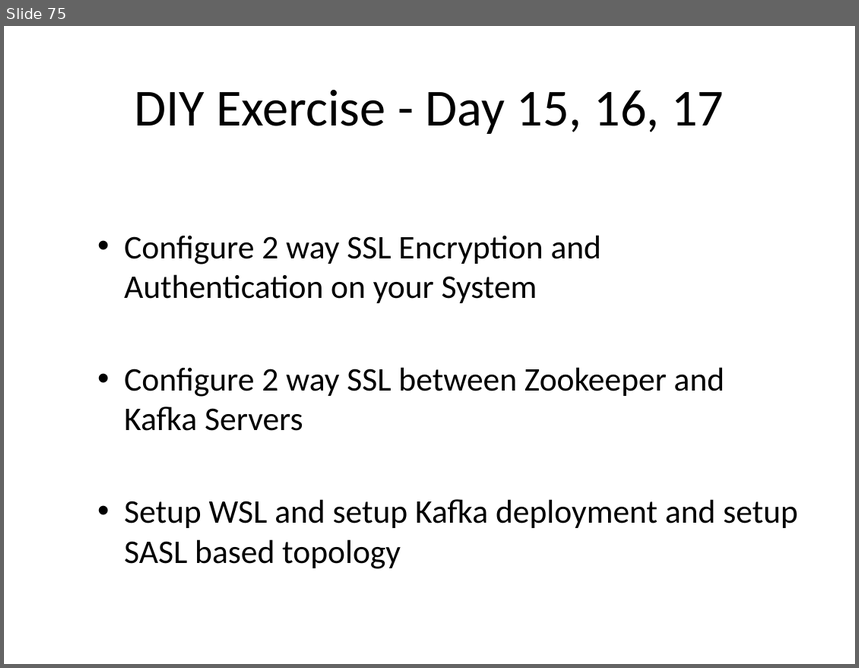
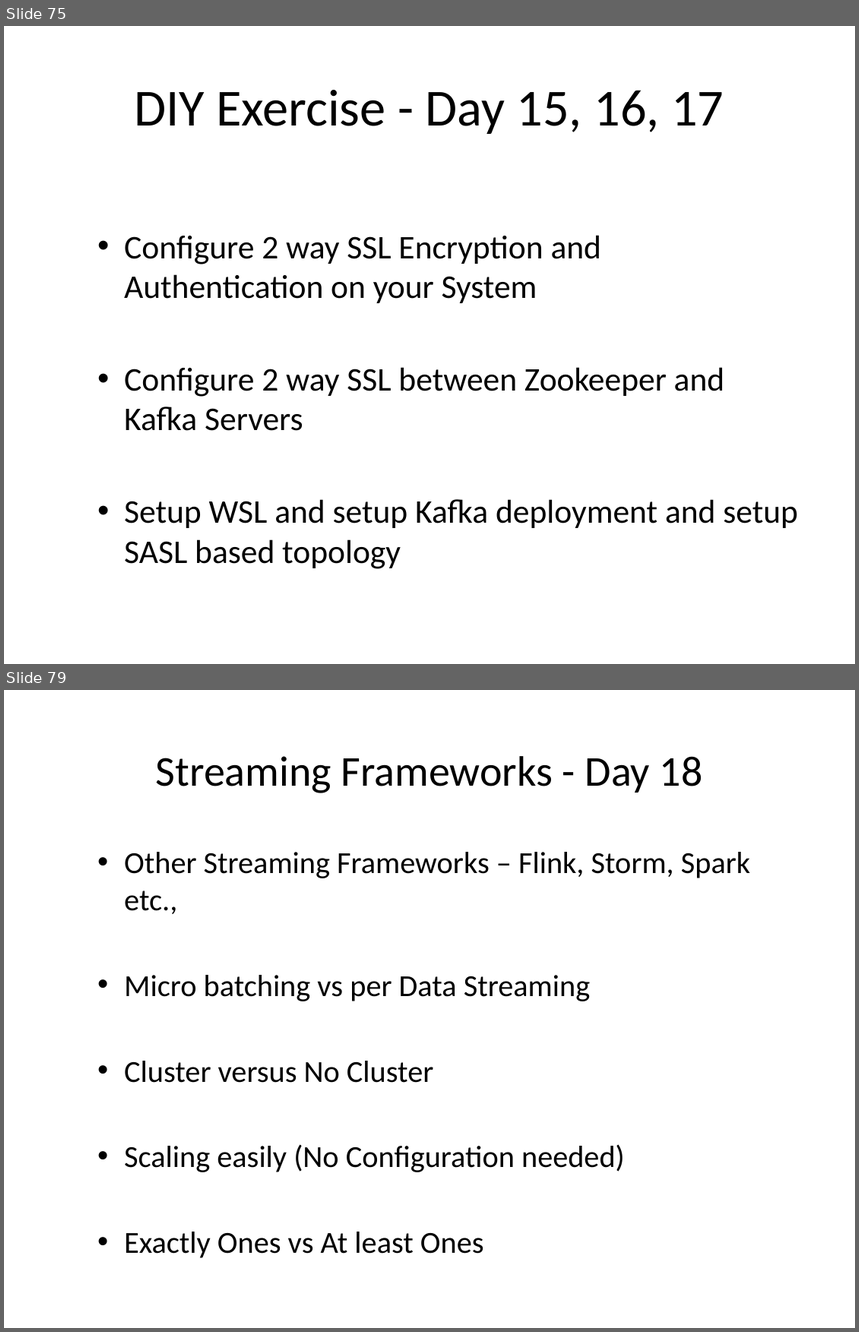
Before and after one commit to sreedharsingaraju/KafkaTutorials, a slide deck: PPT/Kafka-Teaching-Flow.pptx. Shown one above the other, each under a label of ours: slide 75 before the commit, slides 75 and 79 after it; the slides between them are not shown. The pictures are 859x668 and 859x1332 pixels, drawn with LibreOffice and Linux fonts; fonts in the diff are those of the drawing. Boxes give left, top, right and bottom in pixels: in the first picture for what was removed or moved away, otherwise in the second. Text is boxed around its words. In the diff, an @@ line names an element or a change of style, - is before the commit and + after.

```diff
--- a/PPT/Kafka-Teaching-Flow.pptx
+++ b/PPT/Kafka-Teaching-Flow.pptx
@@ slide 79 added at [4,690,855,1328], background #FFFFFF @@
@@ title added at [156,756,703,793], 36 pt, text #000000 @@
+  Streaming Frameworks - Day 18
@@ text added at [124,852,750,1258], 25.9 pt, text #000000 @@
+  • Other Streaming Frameworks – Flink, Storm, Spark etc.,
+  • Micro batching vs per Data Streaming
+  • Cluster versus No Cluster
+  • Scaling easily (No Configuration needed)
+  • Exactly Ones vs At least Ones
```
Also in this commit, not shown: 5 other slides added, 3 other files.
